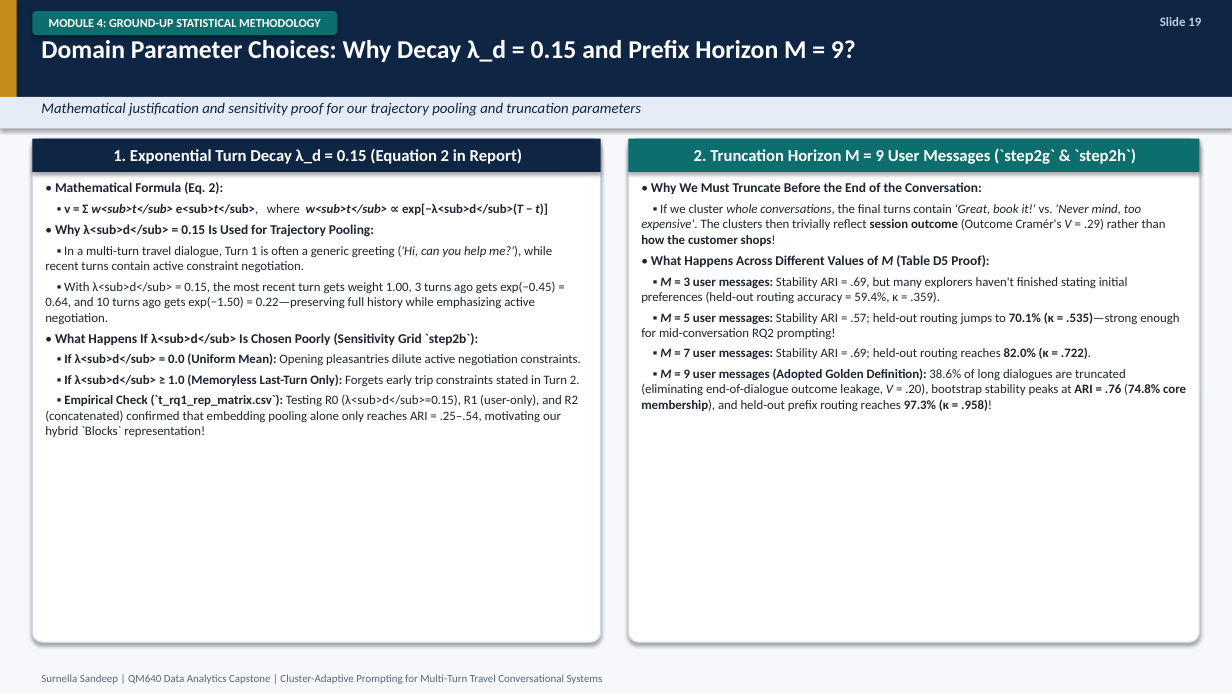
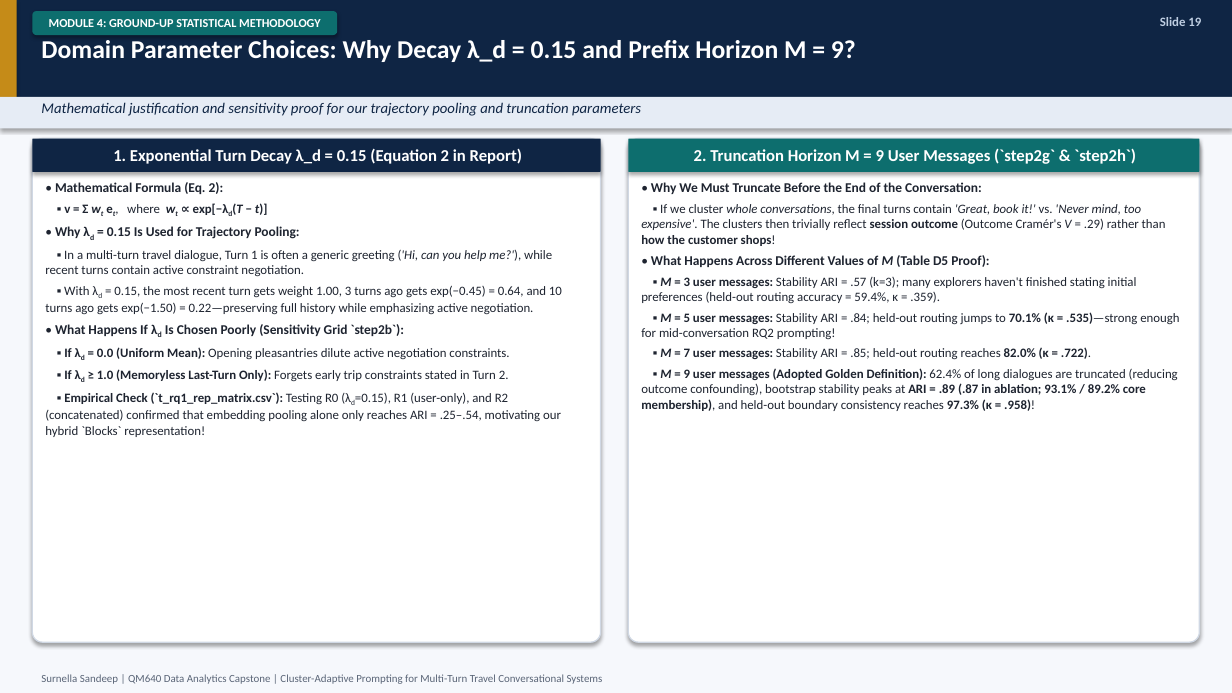
Before and after one commit to surnella/QM640-Dialogue-Clustering-Capstone, a slide deck: slide 19 of final/QM_640_Defense_Presentation_Sandeep_Surnella.pptx. Drawn at 1232x693 pixels with LibreOffice and Linux fonts; fonts in the diff are those of the drawing. Boxes give left, top, right and bottom in pixels: in the first picture for what was removed or moved away, otherwise in the second. Text is boxed around its words. In the diff, an @@ line names an element or a change of style, - is before the commit and + after.

```diff
--- a/final/QM_640_Defense_Presentation_Sandeep_Surnella.pptx
+++ b/final/QM_640_Defense_Presentation_Sandeep_Surnella.pptx
@@ text at (x1=55, y1=203, x2=300, y2=239): text changed; size 10 to 10.5 pt @@
-▪ v = Σ w<sub>t</sub> e<sub>t</sub>, where w<sub>t</sub> ∝ exp[−λ<sub>d</sub>(T − t)]
-• Why λ<sub>d</sub> = 0.15 Is Used for Trajectory Pooling:
+▪ v = Σ wt et, where wt ∝ exp[−λd(T − t)]
+• Why λd = 0.15 Is Used for Trajectory Pooling:
@@ text at (x1=45, y1=286, x2=562, y2=437): text changed @@
-▪ With λ<sub>d</sub> = 0.15, the most recent turn gets weight 1.00, 3 turns ago gets exp(−0.45) = 0.64, and 10 turns ago gets exp(−1.50) = 0.22—preserving full history while emphasizing active negotiation.
-• What Happens If λ<sub>d</sub> Is Chosen Poorly (Sensitivity Grid `step2b`):
-▪ If λ<sub>d</sub> = 0.0 (Uniform Mean): Opening pleasantries dilute active negotiation constraints.
-▪ If λ<sub>d</sub> ≥ 1.0 (Memoryless Last-Turn Only): Forgets early trip constraints stated in Turn 2.
-▪ Empirical Check (`t_rq1_rep_matrix.csv`): Testing R0 (λ<sub>d</sub>=0.15), R1 (user-only), and R2 (concatenated) confirmed that embedding pooling alone only reaches ARI = .25–.54, motivating our hybrid `Blocks` representation!
+▪ With λd = 0.15, the most recent turn gets weight 1.00, 3 turns ago gets exp(−0.45) = 0.64, and 10 turns ago gets exp(−1.50) = 0.22—preserving full history while emphasizing active negotiation.
+• What Happens If λd Is Chosen Poorly (Sensitivity Grid `step2b`):
+▪ If λd = 0.0 (Uniform Mean): Opening pleasantries dilute active negotiation constraints.
+▪ If λd ≥ 1.0 (Memoryless Last-Turn Only): Forgets early trip constraints stated in Turn 2.
+▪ Empirical Check (`t_rq1_rep_matrix.csv`): Testing R0 (λd=0.15), R1 (user-only), and R2 (concatenated) confirmed that embedding pooling alone only reaches ARI = .25–.54, motivating our hybrid `Blocks` representation!
@@ text at (x1=641, y1=277, x2=1179, y2=411): text changed @@
-▪ M = 3 user messages: Stability ARI = .69, but many explorers haven't finished stating initial preferences (held-out routing accuracy = 59.4%, κ = .359).
-▪ M = 5 user messages: Stability ARI = .57; held-out routing jumps to 70.1% (κ = .535)—strong enough for mid-conversation RQ2 prompting!
-▪ M = 7 user messages: Stability ARI = .69; held-out routing reaches 82.0% (κ = .722).
-▪ M = 9 user messages (Adopted Golden Definition): 38.6% of long dialogues are truncated (eliminating end-of-dialogue outcome leakage, V = .20), bootstrap stability peaks at ARI = .76 (74.8% core membership), and held-out prefix routing reaches 97.3% (κ = .958)!
+▪ M = 3 user messages: Stability ARI = .57 (k=3); many explorers haven't finished stating initial preferences (held-out routing accuracy = 59.4%, κ = .359).
+▪ M = 5 user messages: Stability ARI = .84; held-out routing jumps to 70.1% (κ = .535)—strong enough for mid-conversation RQ2 prompting!
+▪ M = 7 user messages: Stability ARI = .85; held-out routing reaches 82.0% (κ = .722).
+▪ M = 9 user messages (Adopted Golden Definition): 62.4% of long dialogues are truncated (reducing outcome confounding), bootstrap stability peaks at ARI = .89 (.87 in ablation; 93.1% / 89.2% core membership), and held-out boundary consistency reaches 97.3% (κ = .958)!
```
Also in this commit, not shown: 21 other slides changed, 4 slides added, 16 other files.
